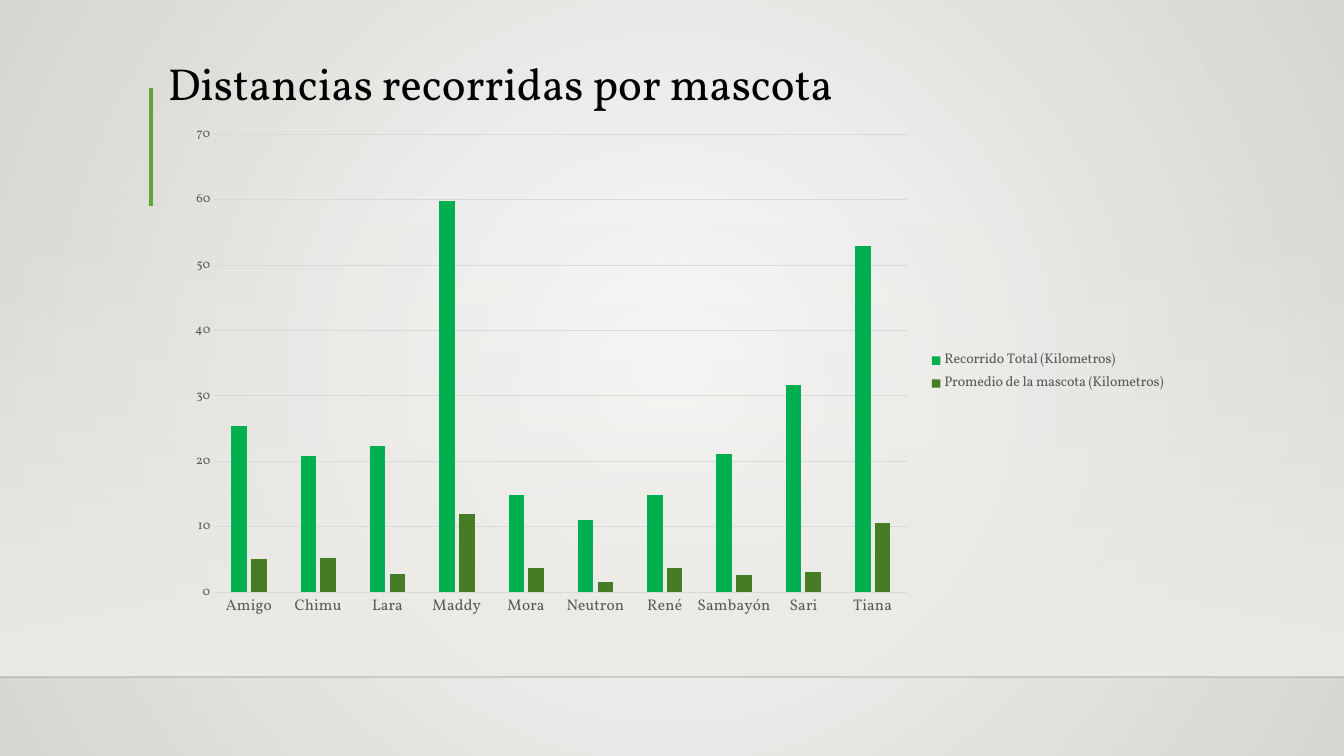
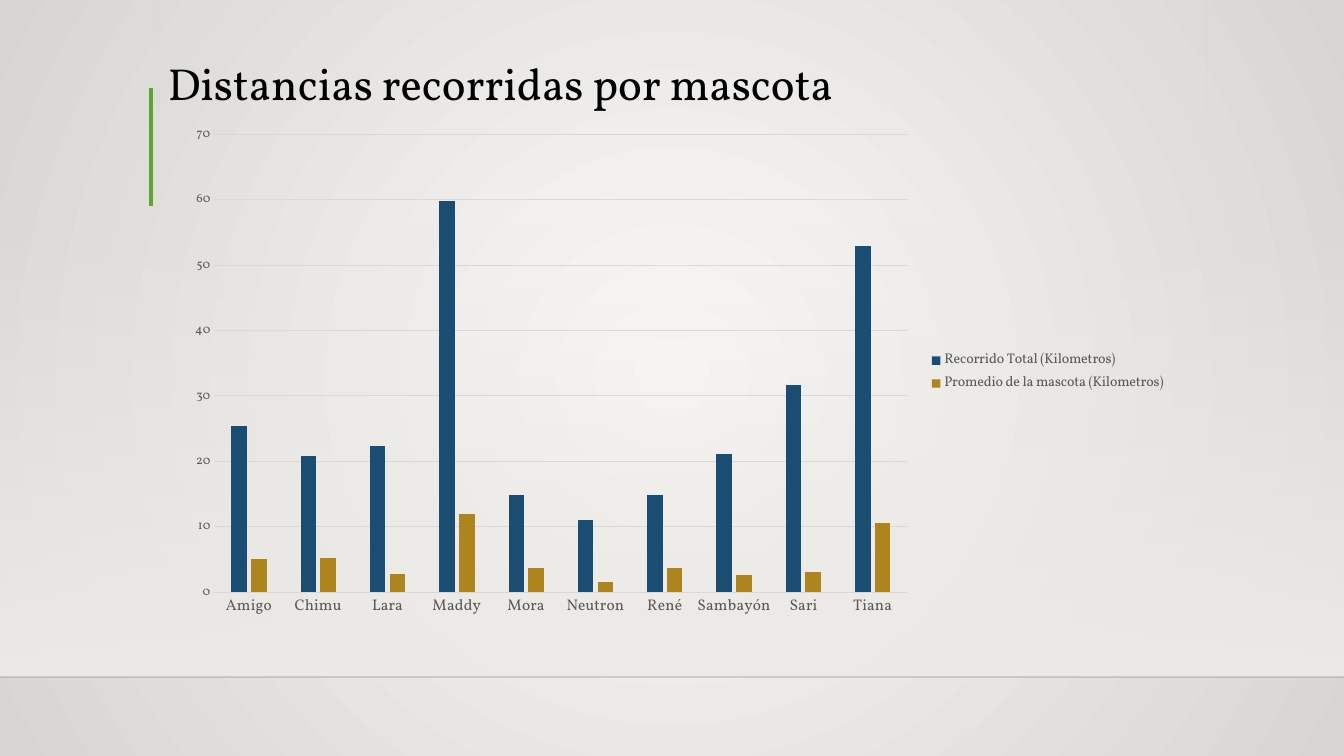
Before and after one commit to Siriusg2/resumenipa, a slide deck: slide 11 of excel_reports/IPApresentacion.pptx. Drawn at 1344x756 pixels with LibreOffice and Linux fonts; fonts in the diff are those of the drawing; background and template pictures are left out. Boxes give left, top, right and bottom in pixels: in the first picture for what was removed or moved away, otherwise in the second. Text is boxed around its words. In the diff, an @@ line names an element or a change of style, - is before the commit and + after.

```diff
--- a/excel_reports/IPApresentacion.pptx
+++ b/excel_reports/IPApresentacion.pptx
@@ column chart at (175,116,1177,629) @@
@@ colour of Recorrido Total (Kilometros) #00B050 to #1A4D71 @@
@@ colour of Promedio de la mascota (Kilometros) #477C27 to #AE841E @@
```
Also in this commit, not shown: 1 other slide changed, 2 other files.
